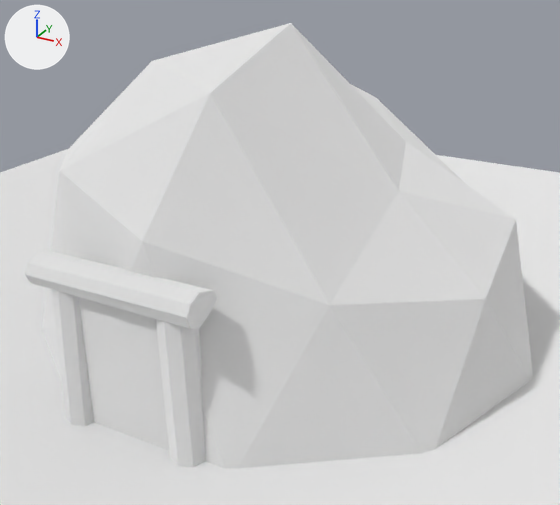
Two versions of the Blender file Assets/Models/TileModels.blend, one commit apart.
One viewpoint serves both versions: a 50 mm camera at (2.68, -5.02, 3.04) aimed at (0.07, -0.25, 0.66). Lighting does not change. The marker at upper left points along +X, +Y and +Z.

Before the edit, the objects in view are built like this:
```python
me_icosphere_007 = bpy.data.meshes.new('Icosphere.007')
me_icosphere_007.from_pydata(...)  # 78 vertices, 71 faces; spans x -1.98..2.01, y -2.03..1.88, z -0.16..2.32
me_icosphere_007.materials.append(mat_lowpoly)  # its picture is missing
me_plane = bpy.data.meshes.new('Plane')
me_plane.from_pydata([(-1.0, -1.0, 0.0), (1.0, -1.0, 0.0), (-1.0, 1.0, 0.0), (1.0, 1.0, 0.0)], [], [(0, 1, 3, 2)])
me_plane.materials.append(mat_lowpoly)  # its picture is missing
ob_mine_entrance = bpy.data.objects.new('Mine Entrance', me_icosphere_007)
ob_mine_entrance.location = (0.0, 0.0, 0.0)
ob_tile_reference = bpy.data.objects.new('Tile reference', me_plane)
ob_tile_reference.location = (0.0, 0.0, 0.0)
ob_tile_reference.scale = (5.0, 5.0, 5.0)
```
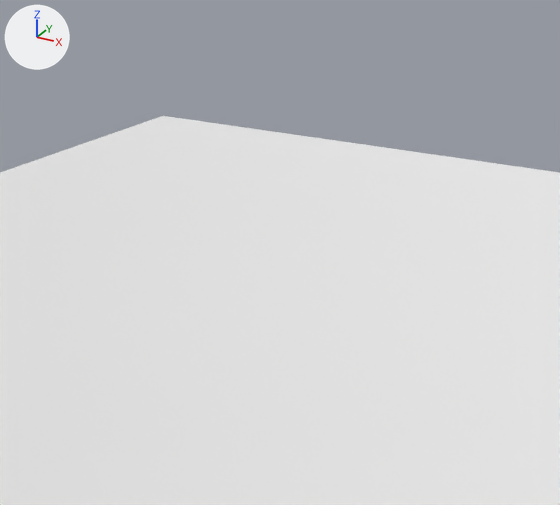
Location of each change, (x1, y1, x2, y2) in pixels of the pictures (560 x 505 px):
'Mine Entrance', hidden: before (25, 23, 533, 469)
'Tile reference', unchanged, uncovered by the edit: before (0, 149, 560, 505); after (0, 116, 560, 505)

The change in detail:
Object 'Mine Entrance' (ob_mine_entrance) is now hidden.
